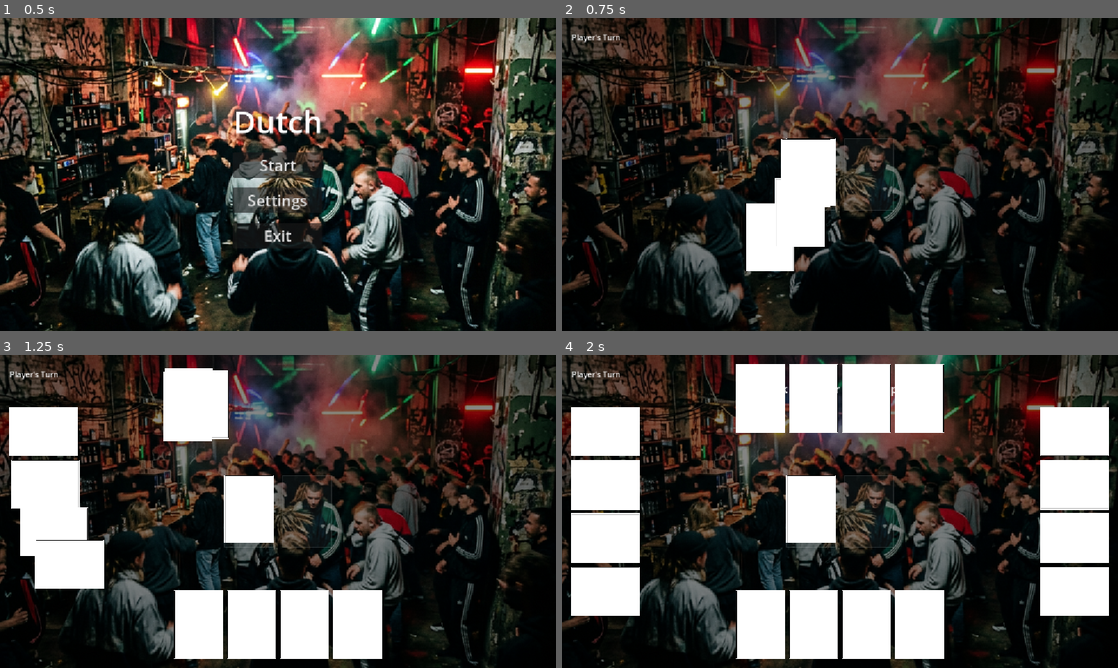
Above: before the commit, frames 1-4 (two rows, left to right).
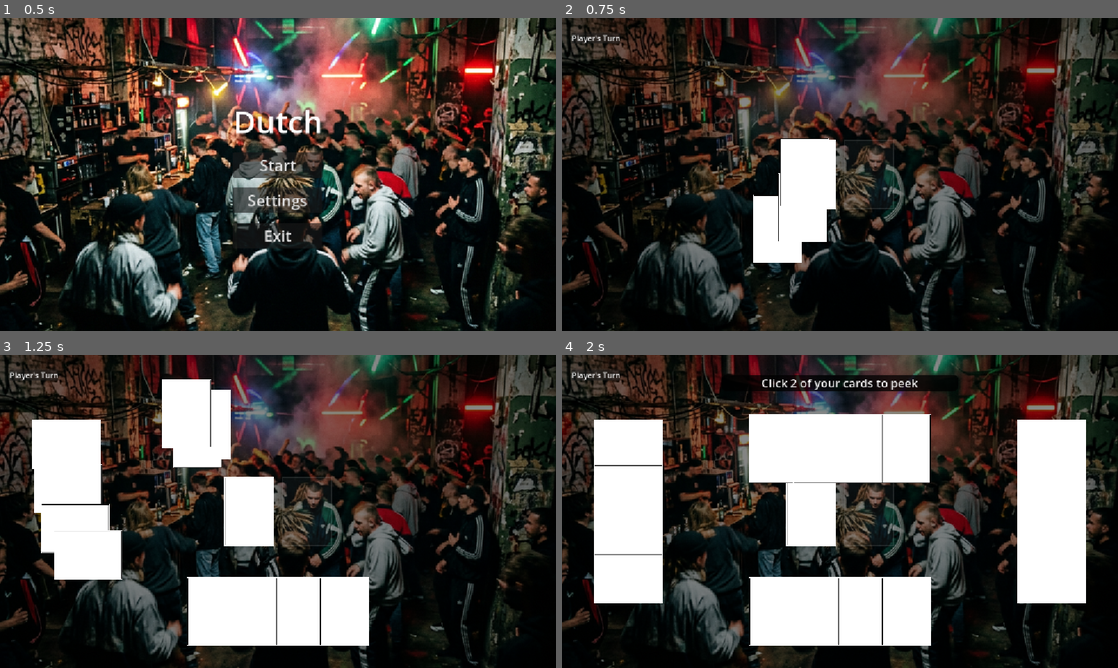
Above: after the commit, the same moments.

Repository: DinVin24/dutch
Game: Godot game, scene res://main_menu.tscn
Same seed, same stepped clock (60 frames per second), same inputs: the game is played once before the commit and once after it.
Inputs (mouse positions are in pixels of both pictures, inside the frame that each line leads up to):
- Up to frame 1 (0.5 s): no input
- Up to frame 2 (0.75 s): click "Start" at 0.5 s
- Up to frame 3 (1.25 s): no input
- Up to frame 4 (2 s): click (812, 508) at 1.27 s

Frame 1 is identical in both runs. In frame 2, 1.1% of the frame differs, in the area x 1-60%, y 4-81%; in frame 3, 11%; in frame 4, 28%, in the area x 1-99%, y 2-98%.

Commit message:
fix: implement proportional No-Overlap HUD and card layout
- Converted CenterTable and HUD to 100% proportional anchors
- Refactored game_board.gd to use relative positioning math
- Set 30% top-margin for cards to guarantee zero overlap with 15% HUD
- Added dark StyleBoxFlat backgrounds to HUD panels for high contrast

Diff:
--- a/game_board.gd
+++ b/game_board.gd
@@ -6,12 +6,12 @@
 @onready var player_pos_top = $PlayerPositions/Top
 @onready var player_pos_left = $PlayerPositions/Left
 @onready var player_pos_right = $PlayerPositions/Right
-@onready var turn_label = $GameUI/MainHUD/TopLeft/TurnLabel
+@onready var turn_label = $GameUI/MainHUD/TopLeft/Panel/TurnLabel
 @onready var top_center = $GameUI/MainHUD/TopCenter
 
 var player_hands: Array = [[], [], [], []]
-var card_spacing = 110.0
-var padding = 20.0
+var relative_card_spacing = 0.08 # 8% of window width
+var relative_padding = 0.05 # 5% safety margin for edges
 var card_pivot = Vector2(50, 70)
 var pending_card: Node = null
 var pending_card_tween: Tween = null
@@ -170,13 +170,22 @@
 	for child in top_center.get_children():
 		child.queue_free()
 
+	var panel = PanelContainer.new()
+	var style = StyleBoxFlat.new()
+	style.bg_color = Color(0, 0, 0, 0.75)
+	style.set_corner_radius_all(10)
+	style.expand_margin_left = 15
+	style.expand_margin_right = 15
+	panel.add_theme_stylebox_override("panel", style)
+	top_center.add_child(panel)
+
 	var label = Label.new()
 	label.name = "AbilityMessage"
 	label.horizontal_alignment = HORIZONTAL_ALIGNMENT_CENTER
-	label.grow_horizontal = Control.GROW_DIRECTION_BOTH
 	label.text = text
 	label.add_theme_font_size_override("font_size", 24)
-	top_center.add_child(label)
+
+	panel.add_child(label)
 	label.show()
 
 func _hide_message():
@@ -372,33 +381,38 @@
 
 func get_card_transform(p_idx: int, card_idx: int, total_cards: int) -> Dictionary:
 	var screen_size = get_viewport_rect().size
+	var card_spacing = screen_size.x * relative_card_spacing
 	var total_spread = card_spacing * (total_cards - 1)
-	var half_h = 70.0
 	var target_pivot = Vector2.ZERO
 	var rot_deg = 0.0
 
 	match p_idx:
 		0:
+			# Bottom: 82% height
 			rot_deg = 0
 			var start_x = (screen_size.x - total_spread) / 2.0
-			target_pivot = Vector2(start_x + (card_idx * card_spacing), screen_size.y - padding - half_h)
+			target_pivot = Vector2(start_x + (card_idx * card_spacing), screen_size.y * 0.82)
 		1:
 			if GameManager.num_players == 2:
+				# Top (Opponent): 30% height (Safe from 15% HUD)
 				rot_deg = 180
 				var start_x = (screen_size.x - total_spread) / 2.0
-				target_pivot = Vector2(start_x + (card_idx * card_spacing), padding + half_h)
+				target_pivot = Vector2(start_x + (card_idx * card_spacing), screen_size.y * 0.30)
 			else:
+				# Left: 12% width
 				rot_deg = 90
 				var start_y = (screen_size.y - total_spread) / 2.0
-				target_pivot = Vector2(padding + half_h, start_y + (card_idx * card_spacing))
+				target_pivot = Vector2(screen_size.x * 0.12, start_y + (card_idx * card_spacing))
 		2:
+			# Top: 30% height
 			rot_deg = 180
 			var start_x = (screen_size.x - total_spread) / 2.0
-			target_pivot = Vector2(start_x + (card_idx * card_spacing), padding + half_h)
+			target_pivot = Vector2(start_x + (card_idx * card_spacing), screen_size.y * 0.30)
 		3:
+			# Right: 88% width
 			rot_deg = -90
 			var start_y = (screen_size.y - total_spread) / 2.0
-			target_pivot = Vector2(screen_size.x - padding - half_h, start_y + (card_idx * card_spacing))
+			target_pivot = Vector2(screen_size.x * 0.88, start_y + (card_idx * card_spacing))
 
 	return {"position": target_pivot, "rotation": rot_deg}
 
--- a/game_board.tscn
+++ b/game_board.tscn
@@ -34,15 +34,11 @@
 
 [node name="CenterTable" type="HBoxContainer" parent="."]
 layout_mode = 1
-anchors_preset = 8
-anchor_left = 0.5
-anchor_top = 0.5
-anchor_right = 0.5
-anchor_bottom = 0.5
-offset_left = -110.0
-offset_top = -75.0
-offset_right = 110.0
-offset_bottom = 75.0
+anchors_preset = -1
+anchor_left = 0.4
+anchor_top = 0.45
+anchor_right = 0.6
+anchor_bottom = 0.55
 grow_horizontal = 2
 grow_vertical = 2
 theme_override_constants/separation = 20
@@ -149,24 +145,32 @@
 
 [node name="TopLeft" type="MarginContainer" parent="GameUI/MainHUD"]
 layout_mode = 1
-offset_right = 200.0
-offset_bottom = 60.0
+anchors_preset = -1
+anchor_right = 0.3
+anchor_bottom = 0.1
+offset_top = 20.0
+offset_right = 20.0
 theme_override_constants/margin_left = 20
-theme_override_constants/margin_top = 20
+theme_override_constants/margin_top = 10
 
-[node name="TurnLabel" type="Label" parent="GameUI/MainHUD/TopLeft"]
+[node name="Panel" type="PanelContainer" parent="GameUI/MainHUD/TopLeft"]
 layout_mode = 2
+size_flags_horizontal = 0
+size_flags_vertical = 0
+
+[node name="TurnLabel" type="Label" parent="GameUI/MainHUD/TopLeft/Panel"]
+layout_mode = 2
+theme_override_constants/margin_left = 10
+theme_override_constants/margin_right = 10
 text = "Player's Turn"
 
 [node name="TopCenter" type="VBoxContainer" parent="GameUI/MainHUD"]
 layout_mode = 1
-anchors_preset = 5
-anchor_left = 0.5
-anchor_right = 0.5
-offset_left = -250.0
+anchors_preset = -1
+anchor_left = 0.3
+anchor_right = 0.7
+anchor_bottom = 0.15
 offset_top = 20.0
-offset_right = 250.0
-offset_bottom = 120.0
 grow_horizontal = 2
 theme_override_constants/separation = 10
 alignment = 1
